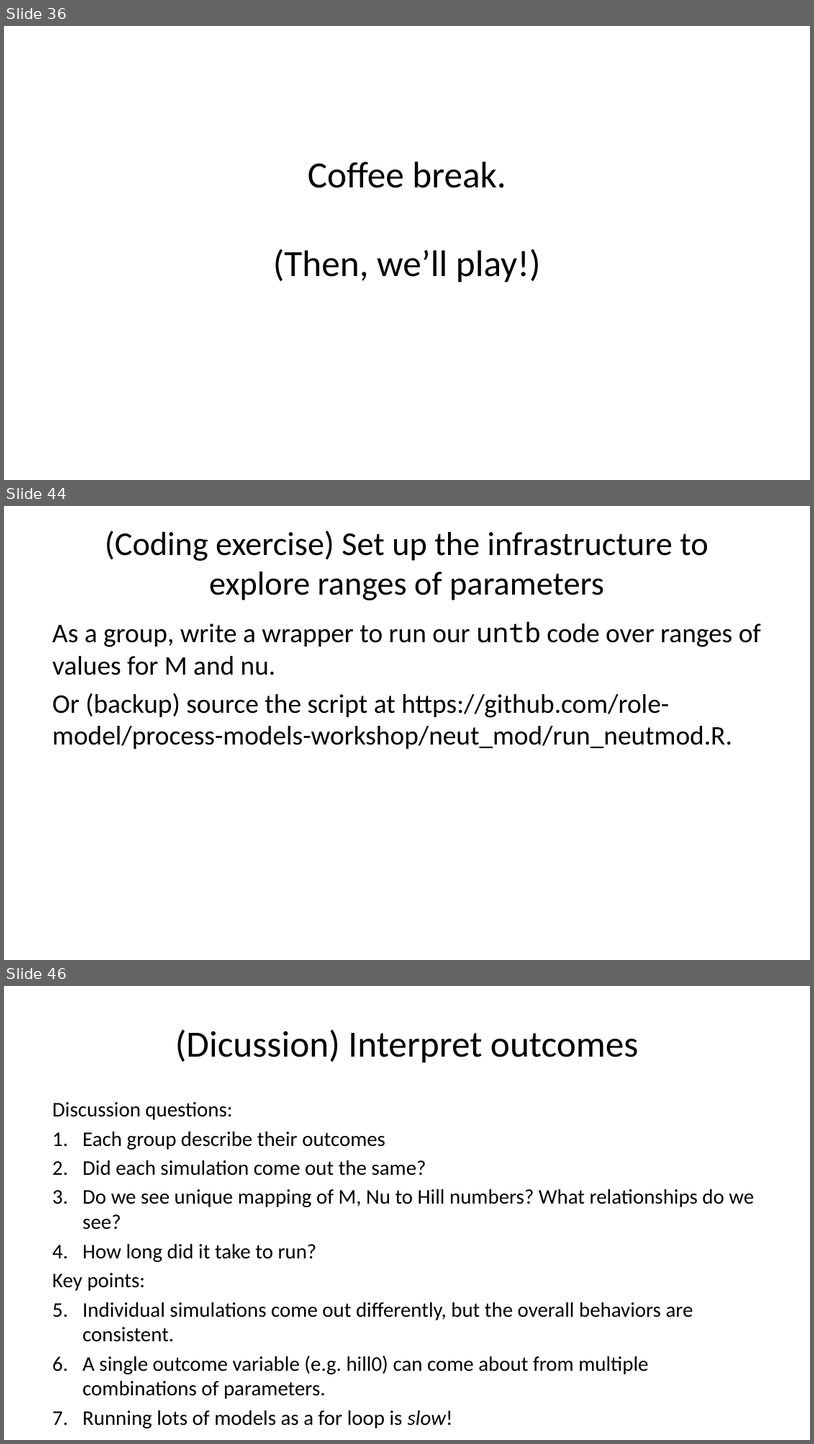
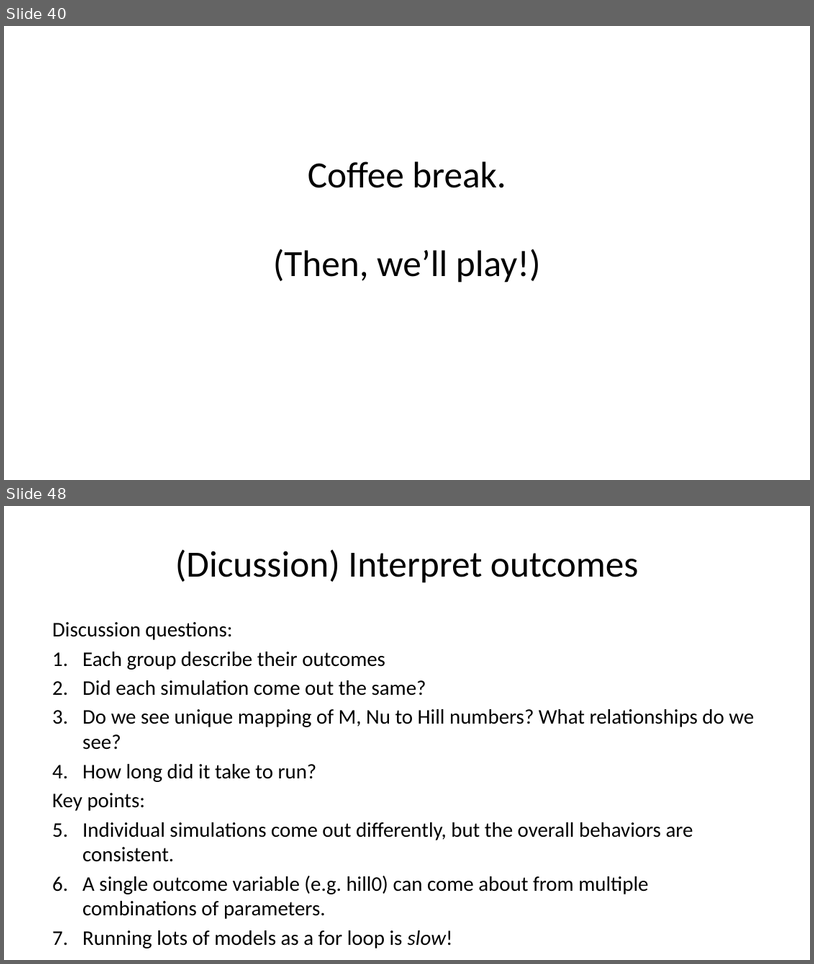
Before and after one commit to role-model/process-models-workshop, a slide deck: slides/slides_polishing.pptx. Shown one above the other, each under a label of ours: slides 36, 44 and 46 before the commit, slides 40 and 48 after it; the slides between them are not shown. The pictures are 814x1444 and 814x964 pixels, drawn with LibreOffice and Linux fonts; fonts in the diff are those of the drawing. Boxes give left, top, right and bottom in pixels: in the first picture for what was removed or moved away, otherwise in the second. Text is boxed around its words. In the diff, an @@ line names an element or a change of style, - is before the commit and + after.

```diff
--- a/slides/slides_polishing.pptx
+++ b/slides/slides_polishing.pptx
@@ slide 44 removed at (4,506,810,960), background #FFFFFF @@
@@ title removed at (105,530,708,600) @@
-(Coding exercise) Set up the infrastructure to explore ranges of parameters
@@ text removed at (52,621,761,749) @@
-As a group, write a wrapper to run our untb code over ranges of values for M and nu.
-Or (backup) source the script at https://github.com/role-model/process-models-workshop/neut_mod/run_neutmod.R.
@@ what was slide 36 is now slide 40 @@
@@ what was slide 46 is now slide 48 @@
```
Also in this commit, not shown: 17 slides changed, 9 slides added, 6 other slides removed, 1 other file.
